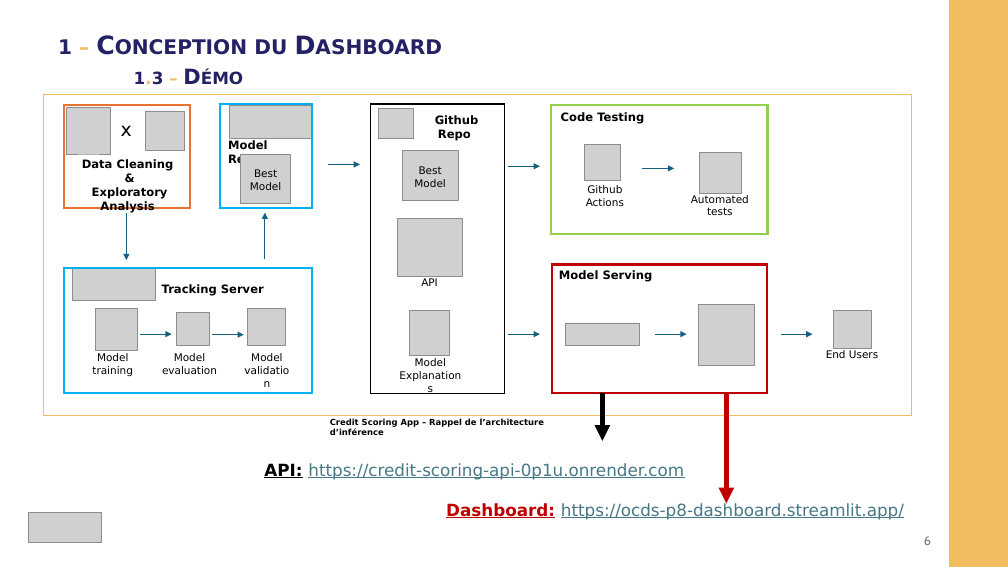
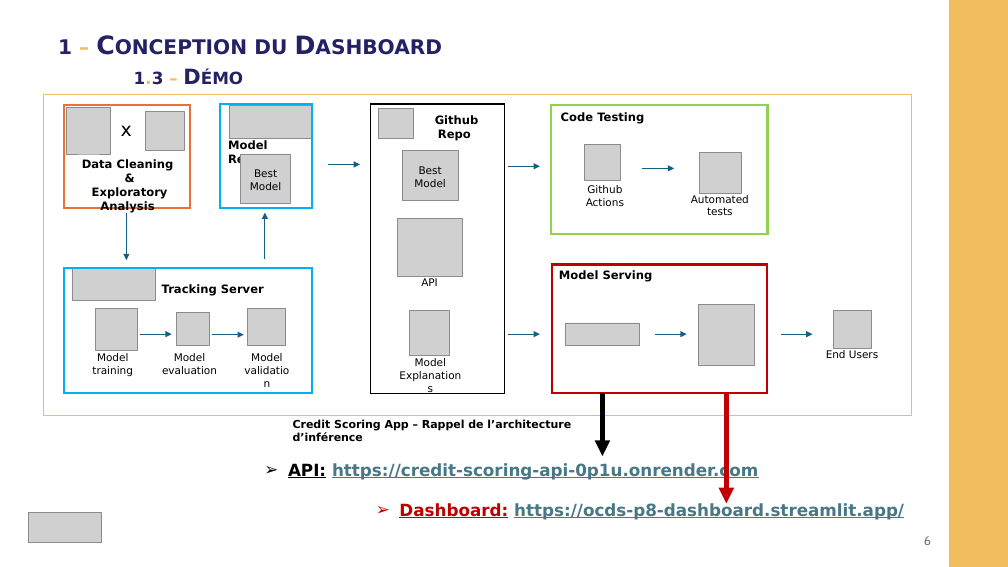
Before and after one commit to CelineBoutinon/WCAG-accessible-dashboard, a slide deck: slide 6 of SOUTENANCE/Boutinon_Celine_4_presentation_062025_VF.pptx. Drawn at 1008x567 pixels with LibreOffice and Linux fonts; fonts in the diff are those of the drawing; grey boxes stand for pictures. Boxes give left, top, right and bottom in pixels: in the first picture for what was removed or moved away, otherwise in the second. Text is boxed around its words. In the diff, an @@ line names an element or a change of style, - is before the commit and + after.

```diff
--- a/SOUTENANCE/Boutinon_Celine_4_presentation_062025_VF.pptx
+++ b/SOUTENANCE/Boutinon_Celine_4_presentation_062025_VF.pptx
@@ text "API: https://credit-scoring-api-0p1u.onrender.com" at bbox=[288, 463, 904, 520]: bold on in "https://credit-scoring-api-0p1u.onrender.com", "https://ocds-p8-dashboard.streamlit.app/"; bullet none to ➢ @@
@@ text "Credit Scoring App – Rappel ...": place and size @@
-text "Credit Scoring App – Rappel ..." at bbox=[330, 419, 544, 435]
+text "Credit Scoring App – Rappel ..." at bbox=[293, 419, 571, 441]
@@ text "Credit Scoring App – Rappel ..." at bbox=[293, 419, 571, 441]: size 8 to 10.5 pt @@
@@ arrow moved from (603, 393) - (603, 441) to (603, 393) - (603, 456) @@
```
Also in this commit, not shown: 6 other slides changed, 4 other files.
